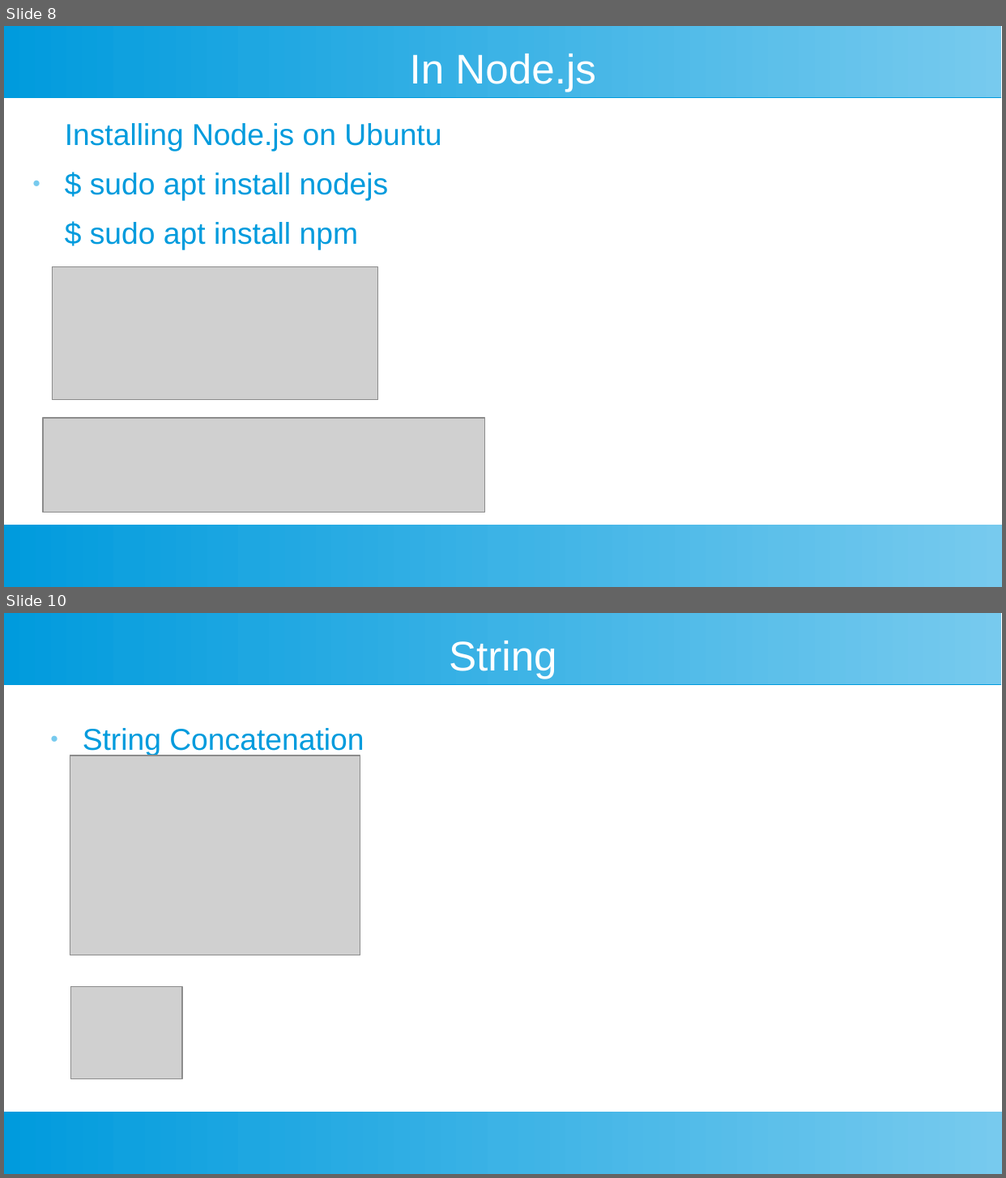
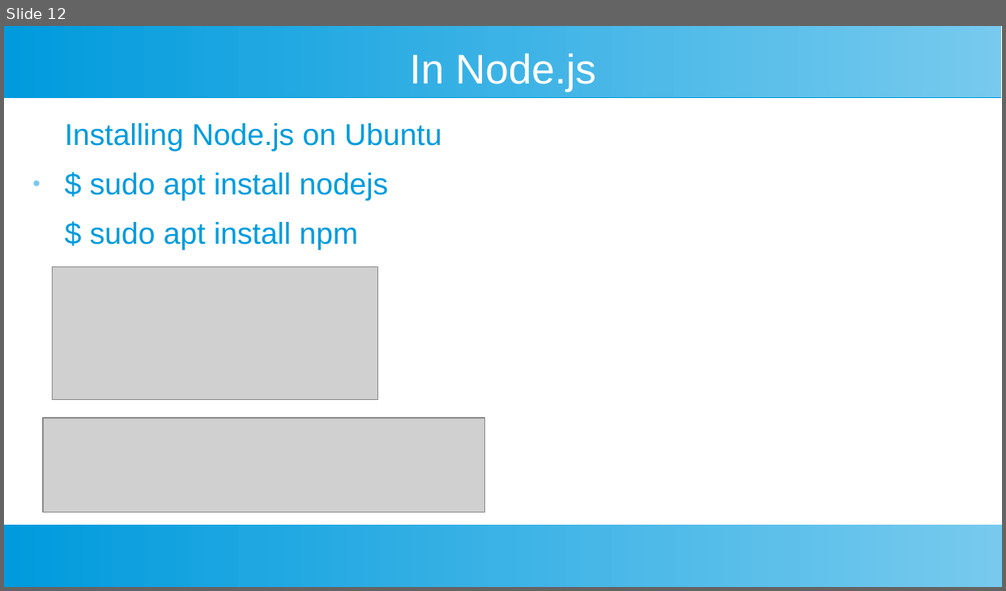
Before and after one commit to ashishjain1547/public_lessons_in_javascript, a slide deck: 1_JavaScript Intro/JavaScript's First Lesson.odp. Shown one above the other, each under a label of ours: slides 8 and 10 before the commit, slide 12 after it; the slides between them are not shown. The pictures are 1006x1178 and 1006x591 pixels, drawn with LibreOffice and Linux fonts; fonts in the diff are those of the drawing; grey boxes stand for pictures. Boxes give left, top, right and bottom in pixels: in the first picture for what was removed or moved away, otherwise in the second. Text is boxed around its words. In the diff, an @@ line names an element or a change of style, - is before the commit and + after.

```diff
--- a/1_JavaScript Intro/JavaScript's First Lesson.odp
+++ b/1_JavaScript Intro/JavaScript's First Lesson.odp
@@ slide 10 removed at (x1=4, y1=613, x2=1002, y2=1174), background #FFFFFF; not listed: 2 template elements that a slide beside it also shows @@
@@ title removed at (x1=449, y1=641, x2=557, y2=679) @@
-String
@@ text removed at (x1=83, y1=728, x2=364, y2=756) @@
-● String Concatenation
@@ picture removed at (x1=70, y1=756, x2=360, y2=956) @@
@@ picture removed at (x1=71, y1=987, x2=182, y2=1080) @@
@@ what was slide 8 is now slide 12 @@
```
Also in this commit, not shown: 1 slide changed, 5 slides added, 1 other slide removed, 18 other files.
